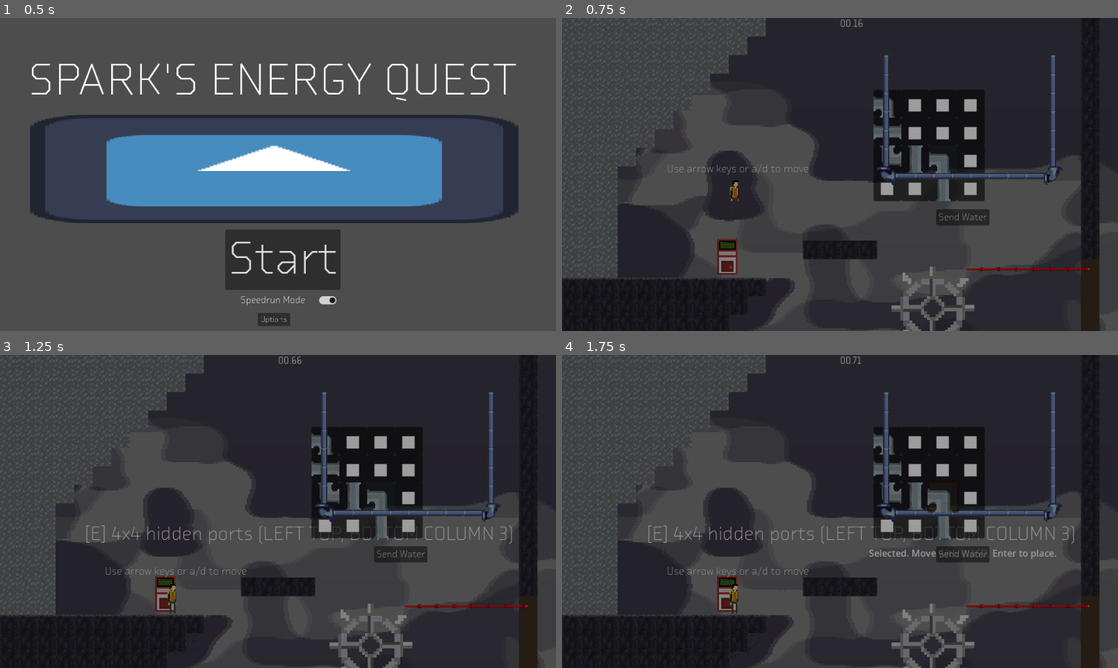
Above: before the commit, frames 1-4 (two rows, left to right).
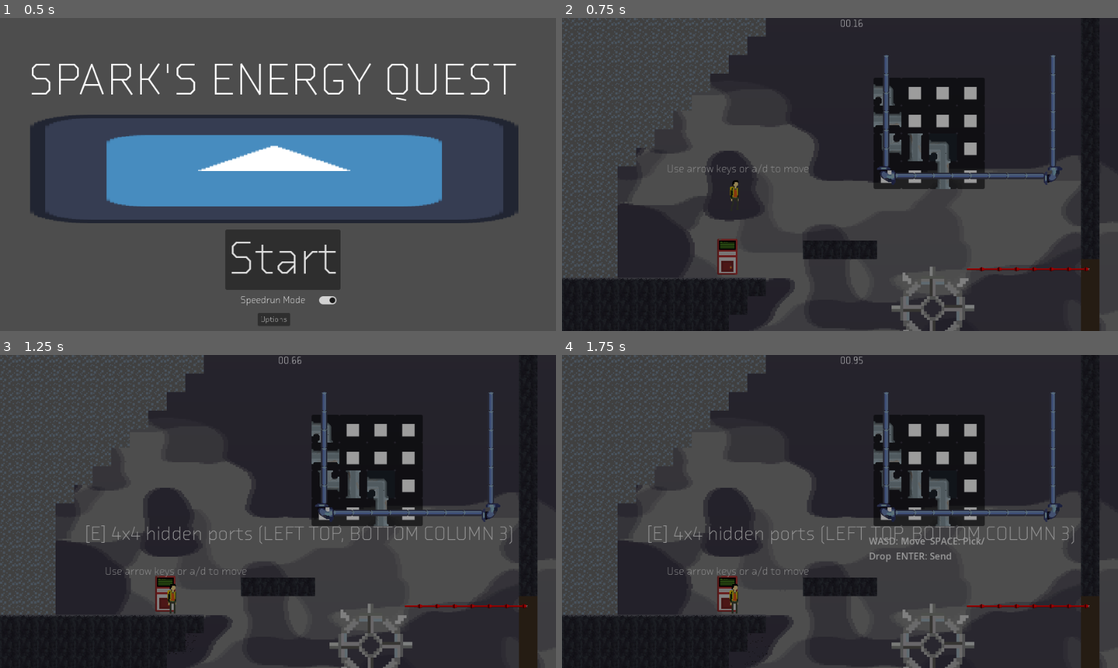
Above: after the commit, the same moments.

Repository: The-Spark-Industries/spark-energy
Game: Godot game, scene res://Master Scenes/titleScreen.tscn
The game is run twice, just before and just after one commit, with the same random seed, the same clock (stepped at 60 frames per second) and the same inputs. The engine's default icon, where the game draws it, is replaced by a stand-in: a white triangle on a blue panel in a dark square.
Inputs:
- Up to frame 1 (0.5 s): no input
- Up to frame 2 (0.75 s): click "Start" at 0.5 s
- Up to frame 3 (1.25 s): no input
- Up to frame 4 (1.75 s): tap Enter (ui_accept) at 1.25 s; hold 2 (inventoryright) from 1.28 s (still down); hold E (e) from 1.28 s (still down); tap Space (jump) at 1.52 s; tap Q (q) at 1.55 s

Frame 1 is identical in both runs. In frame 2, 3.7% of the frame differs, in the area x 56-77%, y 21-67%; in frame 3, 3.7%; in frame 4, 4.2%, in the area x 30-89%, y 0-100%.

Commit message:
Pipe tutorial/keybind edits

Diff:
--- a/Master Scenes/PipeMinigame.tscn
+++ b/Master Scenes/PipeMinigame.tscn
@@ -91,19 +91,5 @@
 layout_mode = 2
 size_flags_horizontal = 3
 theme_override_colors/font_color = Color(1, 1, 1, 1)
-text = "WASD: Move  Enter: Pick/Drop  Q/E: Rotate"
+text = "WASD: Move  SPACE: Pick/Drop  ENTER: Send"
 autowrap_mode = 2
-
-[node name="SendWaterButton" type="Button" parent="CenterContainer/PanelContainer/VBoxContainer/Footer" unique_id=1852465570]
-layout_mode = 2
-size_flags_horizontal = 8
-size_flags_vertical = 4
-theme = ExtResource("2_o6pxk")
-theme_override_colors/font_color = Color(1, 1, 1, 1)
-text = "Send Water"
-
-[node name="Status" type="Label" parent="CenterContainer/PanelContainer/VBoxContainer/Footer" unique_id=752601829]
-layout_mode = 2
-size_flags_horizontal = 3
-theme_override_colors/font_color = Color(1, 1, 1, 1)
-text = "WASD: Move  Enter: Pick/Drop  Q/E: Rotate"
--- /dev/null
+++ b/Master Scenes/TerminalTutorialOverlay.tscn
@@ -0,0 +1,64 @@
+[gd_scene format=3 uid="uid://bdlbgvbx1vc1t"]
+
+[ext_resource type="Script" uid="uid://cb7x1f3ux2yz" path="res://Scripts/TerminalTutorialOverlay.gd" id="1_script"]
+
+[sub_resource type="StyleBoxFlat" id="StyleBox_x0v6a"]
+bg_color = Color(0.133333, 0.145098, 0.156863, 0.9)
+border_color = Color(0.984314, 0.909804, 0.298039, 1)
+border_width_left = 3
+border_width_top = 3
+border_width_right = 3
+border_width_bottom = 3
+corner_radius_top_left = 8
+corner_radius_top_right = 8
+corner_radius_bottom_right = 8
+corner_radius_bottom_left = 8
+
+[node name="TutorialOverlay" type="CanvasLayer"]
+layer = 100
+script = ExtResource("1_script")
+
+[node name="Backdrop" type="ColorRect" parent="."]
+anchors_fill_parent = true
+color = Color(0, 0, 0, 0.5)
+
+[node name="PanelContainer" type="PanelContainer" parent="."]
+anchors_fill_parent = true
+anchor_left = 0.5
+anchor_top = 0.5
+anchor_right = 0.5
+anchor_bottom = 0.5
+offset_left = -200.0
+offset_top = -100.0
+offset_right = 200.0
+offset_bottom = 100.0
+theme_override_styles/panel = SubResource("StyleBox_x0v6a")
+
+[node name="VBoxContainer" type="VBoxContainer" parent="PanelContainer"]
+margin_left = 8.0
+margin_top = 8.0
+margin_right = 392.0
+margin_bottom = 192.0
+
+[node name="TitleLabel" type="Label" parent="PanelContainer/VBoxContainer"]
+custom_minimum_size = Vector2(0, 40)
+theme_override_font_sizes/font_size = 24
+text = "TERMINAL CONTROLS"
+horizontal_alignment = 1
+vertical_alignment = 1
+
+[node name="Separator" type="HSeparator" parent="PanelContainer/VBoxContainer"]
+custom_minimum_size = Vector2(0, 10)
+
+[node name="InstructionLabel" type="Label" parent="PanelContainer/VBoxContainer"]
+text = "WASD to move, SPACE to pick up/place a piece, and ENTER to send water."
+autowrap_mode = 2
+
+[node name="Spacer" type="Control" parent="PanelContainer/VBoxContainer"]
+custom_minimum_size = Vector2(0, 10)
+
+[node name="DismissLabel" type="Label" parent="PanelContainer/VBoxContainer"]
+text = "Press any key to continue"
+horizontal_alignment = 1
+modulate = Color(0.7, 0.7, 0.7, 1)
+theme_override_font_sizes/font_size = 12
--- a/Master Scenes/WireMinigame.tscn
+++ b/Master Scenes/WireMinigame.tscn
@@ -54,9 +54,6 @@
 modulate = Color(1, 1, 1, 0)
 theme_override_colors/font_color = Color(0.984314, 0.909804, 0.298039, 1)
 
-[node name="SendWaterButton" parent="CenterContainer/PanelContainer/VBoxContainer/Footer" index="1"]
-theme_override_colors/font_color = Color(0.984314, 0.909804, 0.298039, 1)
-
 [node name="RotationElectricity" type="AudioStreamPlayer" parent="." index="2"]
 stream = SubResource("AudioStreamRandomizer_14v1f")
 pitch_scale = 0.85
--- a/Scripts/PipeMinigame.gd
+++ b/Scripts/PipeMinigame.gd
@@ -71,7 +71,6 @@
 @onready var _info_label: Label = $CenterContainer/PanelContainer/VBoxContainer/Info
 @onready var _grid: GridContainer = $CenterContainer/PanelContainer/VBoxContainer/Grid
 @onready var _status_label: Label = $CenterContainer/PanelContainer/VBoxContainer/Footer/Status
-@onready var _send_button: Button = $CenterContainer/PanelContainer/VBoxContainer/Footer/SendWaterButton
 @onready var _backdrop: ColorRect = $Backdrop
 @onready var _sfx_init: AudioStreamPlayer = get_node_or_null("TerminalInitialize")
 @onready var _sfx_move: AudioStreamPlayer = get_node_or_null("TerminalMoveSound")
@@ -115,10 +114,7 @@
 	if not _active and not embedded_mode:
 		visible = false
 	_apply_visual_overrides()
-	_send_button.size_flags_vertical = Control.SIZE_SHRINK_CENTER
 	_status_label.size_flags_vertical = Control.SIZE_SHRINK_CENTER
-	_send_button.pressed.connect(_on_send_water_pressed)
-	_send_button.visible = not auto_flow_completes
 	if embedded_mode:
 		$Backdrop.visible = false
 		_root_panel.add_theme_stylebox_override("panel", StyleBoxEmpty.new())
@@ -127,7 +123,6 @@
 		$CenterContainer/PanelContainer/VBoxContainer/Footer.visible = true
 		$CenterContainer/PanelContainer/VBoxContainer/Footer/Status.visible = true
 		$CenterContainer/PanelContainer/VBoxContainer/Footer/Status.modulate = Color(1, 1, 1, 0)
-		$CenterContainer/PanelContainer/VBoxContainer/Footer/SendWaterButton.text = "Send Water"
 		_ensure_embedded_rect_size()
 		if Engine.is_editor_hint():
 			visible = true
@@ -157,14 +152,11 @@
 func _process(delta: float) -> void:
 	if (Global.fontChoice==0):
 		self.theme=load("res://Assets/Visual/Lingua.tres")
-		$CenterContainer/PanelContainer/VBoxContainer/Footer/SendWaterButton.theme=load("res://Assets/Visual/Lingua.tres")
 
 	if (Global.fontChoice==1):
 		self.theme=load("res://Assets/Visual/lingualight.tres")
-		$CenterContainer/PanelContainer/VBoxContainer/Footer/SendWaterButton.theme=load("res://Assets/Visual/lingualight.tres")
 	if (Global.fontChoice==2):
 		self.theme=load("res://Assets/Visual/Receipt.tres")
-		$CenterContainer/PanelContainer/VBoxContainer/Footer/SendWaterButton.theme=load("res://Assets/Visual/Receipt.tres")
 	if not embedded_mode:
 		return
 	if _embedded_anchor_is_internal:
@@ -311,9 +303,17 @@
 		get_viewport().set_input_as_handled()
 		return
 
-	if event.is_action_pressed("ui_accept"):
+	# Only SPACE should pick up/place pieces; avoid using ui_accept (Enter+Space)
+	if event is InputEventKey and event.keycode == KEY_SPACE and event.pressed:
 		if _can_move_pieces():
 			_toggle_select()
+		get_viewport().set_input_as_handled()
+		return
+
+	## Check for ENTER key to send water (only for pipe puzzles, not wire which auto-flows)
+	if event is InputEventKey and event.keycode == KEY_ENTER and event.pressed:
+		if not auto_flow_completes:
+			_on_send_water_pressed()
 		get_viewport().set_input_as_handled()
 		return
 
@@ -598,11 +598,11 @@
 func _controls_hint_text() -> String:
 	match _control_mode:
 		1:
-			return "WASD: Move  Enter: Pick/Drop"
+			return "WASD: Move  SPACE: Pick/Drop  ENTER: Send"
 		2:
 			return "WASD: Cursor  Q/E: Rotate"
 		_:
-			return "WASD: Move  Enter: Pick/Drop  Q/E: Rotate"
+			return "WASD: Move  SPACE: Pick/Drop  Q/E: Rotate  ENTER: Send"
 
 func _on_send_water_pressed() -> void:
 	if not _active:
@@ -922,7 +922,7 @@
 	if panel_texture:
 		_root_panel.add_theme_stylebox_override("panel", _make_texture_stylebox(panel_texture))
 
-	var text_controls: Array[Control] = [_title_label, _info_label, _status_label, _send_button]
+	var text_controls: Array[Control] = [_title_label, _info_label, _status_label]
 	for c in text_controls:
 		c.add_theme_color_override("font_color", ui_text_color)
 		if ui_font:
--- a/Scripts/PipePuzzleTerminal.gd
+++ b/Scripts/PipePuzzleTerminal.gd
@@ -60,6 +60,8 @@
 var _ellipse_angle: float = 0.0
 var _ellipse_riders: Dictionary = {}
 var _embedded_sync_attempts: int = 0
+var _tutorial_overlay: Node = null
+var _minigame_player: CharacterBody2D = null
 
 func _ready() -> void:
 	body_entered.connect(_on_body_entered)
@@ -201,21 +203,51 @@
 
 	call_deferred("_sync_embedded_preview_with_retries", attempt + 1)
 
-func interact(player: CharacterBody2D) -> bool:
-	_play_terminal_interact_animation()
-
-	if not _terminal_enabled:
-		if has_node("Prompt"):
-			$Prompt.text = LOCKED_PROMPT_TEXT
-			$Prompt.visible = true
-		return false
-
-	if _solved:
-		if has_node("Prompt"):
-			$Prompt.text = "Solved"
-			$Prompt.visible = true
-		return false
-
+func _is_wire_terminal() -> bool:
+	## Check if this is a wire puzzle terminal (vs pipe puzzle)
+	## Wire puzzles are layouts 8-20 (Wire Tree 9x8 through Wire Full 5x5 B)
+	return puzzle_layout >= 8 and puzzle_layout <= 20
+
+func _get_tutorial_type_key() -> String:
+	## Returns the key used to track this tutorial in Global.tutorials
+	return "wire_terminal" if _is_wire_terminal() else "pipe_terminal"
+
+func _get_tutorial_instruction_text() -> String:
+	## Returns the appropriate tutorial text for this terminal type
+	if _is_wire_terminal():
+		return "WASD to move\nQ and E to rotate\nElectricity will flow automatically"
+	else:
+		return "WASD to move\nSPACE to pick up/place a piece\nENTER to send water"
+
+func _should_show_tutorial() -> bool:
+	## Check if tutorial should be shown for this terminal
+	var tutorial_key := _get_tutorial_type_key()
+	return not Global.tutorials.get(tutorial_key, false)
+
+func _show_tutorial_overlay() -> void:
+	## Create and display the tutorial overlay
+	if _tutorial_overlay != null and is_instance_valid(_tutorial_overlay):
+		_tutorial_overlay.queue_free()
+
+	var tutorial_scene = preload("res://Master Scenes/TerminalTutorialOverlay.tscn")
+	_tutorial_overlay = tutorial_scene.instantiate()
+	get_tree().current_scene.add_child(_tutorial_overlay)
+
+	if _tutorial_overlay.has_method("set_tutorial"):
+		_tutorial_overlay.call("set_tutorial", _get_tutorial_type_key(), _get_tutorial_instruction_text())
+
+	if _tutorial_overlay.has_signal("dismissed"):
+		_tutorial_overlay.connect("dismissed", _on_tutorial_dismissed)
+
+func _on_tutorial_dismissed() -> void:
+	## Called when tutorial overlay is dismissed
+	if _minigame_player != null:
+		_open_minigame_for_player(_minigame_player)
+	_minigame_player = null
+	_tutorial_overlay = null
+
+func _open_minigame_for_player(player: CharacterBody2D) -> bool:
+	## Internal method to set up and open the minigame
 	if _minigame == null:
 		if not String(embedded_minigame_path).is_empty():
 			_minigame = get_node_or_null(embedded_minigame_path) as Control
@@ -253,6 +285,29 @@
 		return true
 
 	return false
+
+func interact(player: CharacterBody2D) -> bool:
+	_play_terminal_interact_animation()
+
+	if not _terminal_enabled:
+		if has_node("Prompt"):
+			$Prompt.text = LOCKED_PROMPT_TEXT
+			$Prompt.visible = true
+		return false
+
+	if _solved:
+		if has_node("Prompt"):
+			$Prompt.text = "Solved"
+			$Prompt.visible = true
+		return false
+
+	## Check if tutorial should be shown
+	if _should_show_tutorial():
+		_minigame_player = player
+		_show_tutorial_overlay()
+		return true
+
+	return _open_minigame_for_player(player)
 
 func _play_terminal_interact_animation() -> void:
 	var animated := _resolve_terminal_animated_sprite()
--- /dev/null
+++ b/Scripts/TerminalTutorialOverlay.gd
@@ -0,0 +1,46 @@
+extends CanvasLayer
+
+## Tutorial overlay that displays control instructions.
+## Automatically dismisses on any input and tracks viewed state in Global.
+
+signal dismissed
+
+var _tutorial_type: String = ""  # "pipe_terminal" or "wire_terminal"
+var _instruction_text: String = ""
+var _can_dismiss: bool = false
+
+@onready var _backdrop = $Backdrop
+@onready var _panel = $PanelContainer
+@onready var _instruction_label = $PanelContainer/VBoxContainer/InstructionLabel
+@onready var _dismiss_label = $PanelContainer/VBoxContainer/DismissLabel
+
+func _ready() -> void:
+	_can_dismiss = false
+	# Defer to next frame to allow animation/visibility setup
+	await get_tree().process_frame
+	_can_dismiss = true
+
+func _input(event: InputEvent) -> void:
+	if not _can_dismiss:
+		return
+
+	# Dismiss on any key press or action that would typically be used in a puzzle
+	if event is InputEventKey and event.pressed:
+		_dismiss()
+		get_tree().root.set_input_as_handled()
+	elif event.is_action_pressed("ui_accept"):
+		_dismiss()
+		get_tree().root.set_input_as_handled()
+
+func set_tutorial(tutorial_type: String, instruction_text: String) -> void:
+	_tutorial_type = tutorial_type
+	_instruction_text = instruction_text
+	if _instruction_label:
+		_instruction_label.text = instruction_text
+
+func _dismiss() -> void:
+	if _tutorial_type != "" and _tutorial_type in Global.tutorials:
+		Global.tutorials[_tutorial_type] = true
+
+	dismissed.emit()
+	queue_free()
--- a/Scripts/global.gd
+++ b/Scripts/global.gd
@@ -43,6 +43,13 @@
 var maze_resetter: int= 0
 
 var speedrunshow: bool = true
+
+## Tutorial seen flags: tracks which tutorials have been viewed
+## Format: {"pipe_terminal": bool, "wire_terminal": bool}
+var tutorials: Dictionary = {
+	"pipe_terminal": false,
+	"wire_terminal": false
+}
 
 func _ready() -> void:
 	load_game()
Not shown, added: Scripts/TerminalTutorialOverlay.gd.uid
